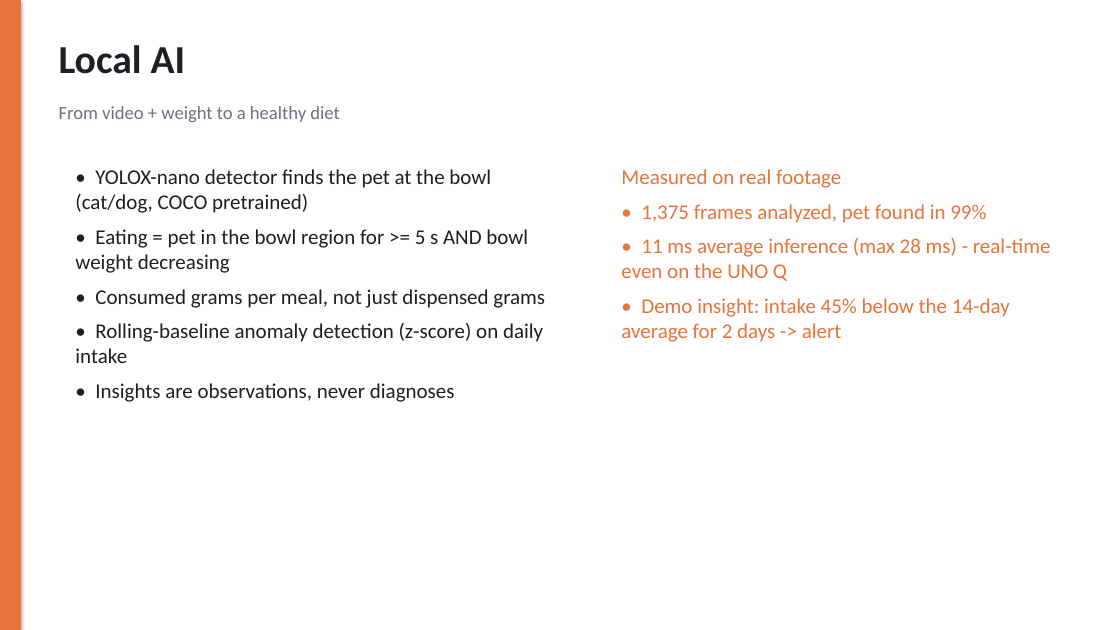
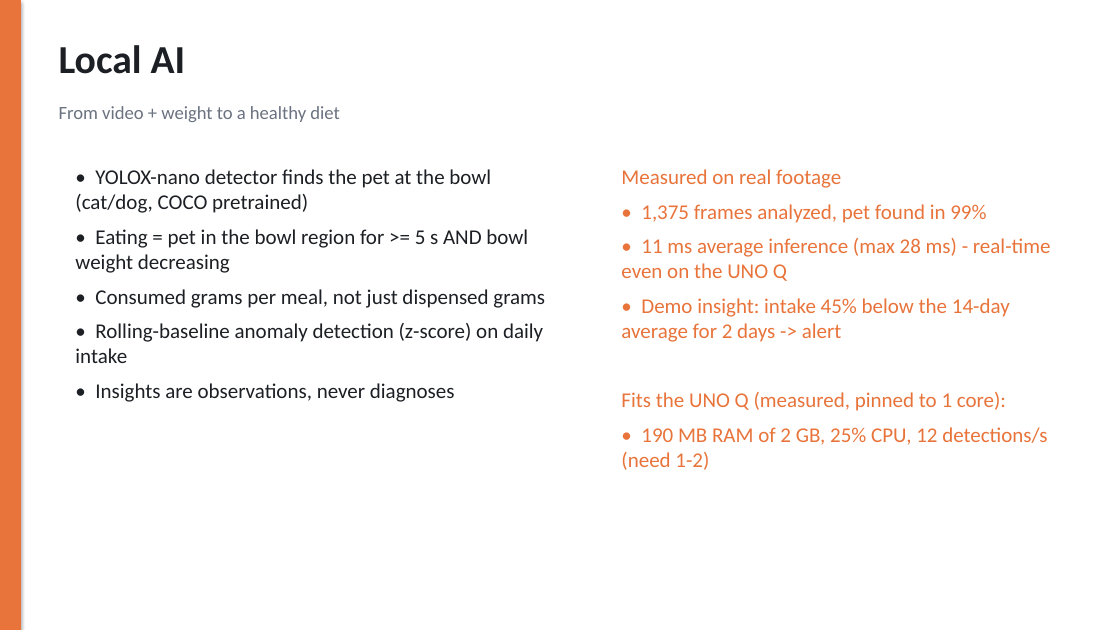
Before and after one commit to Dogecoin17/Foodi, a slide deck: slide 5 of docs/Foodi.pptx. Drawn at 1120x630 pixels with LibreOffice and Linux fonts; fonts in the diff are those of the drawing. Boxes give left, top, right and bottom in pixels: in the first picture for what was removed or moved away, otherwise in the second. Text is boxed around its words. In the diff, an @@ line names an element or a change of style, - is before the commit and + after.

```diff
--- a/docs/Foodi.pptx
+++ b/docs/Foodi.pptx
@@ text at (621,392,1047,470): paragraphs added @@
+Fits the UNO Q (measured, pinned to 1 core):
+• 190 MB RAM of 2 GB, 25% CPU, 12 detections/s (need 1-2)
```
Also in this commit, not shown: 20 other files.
